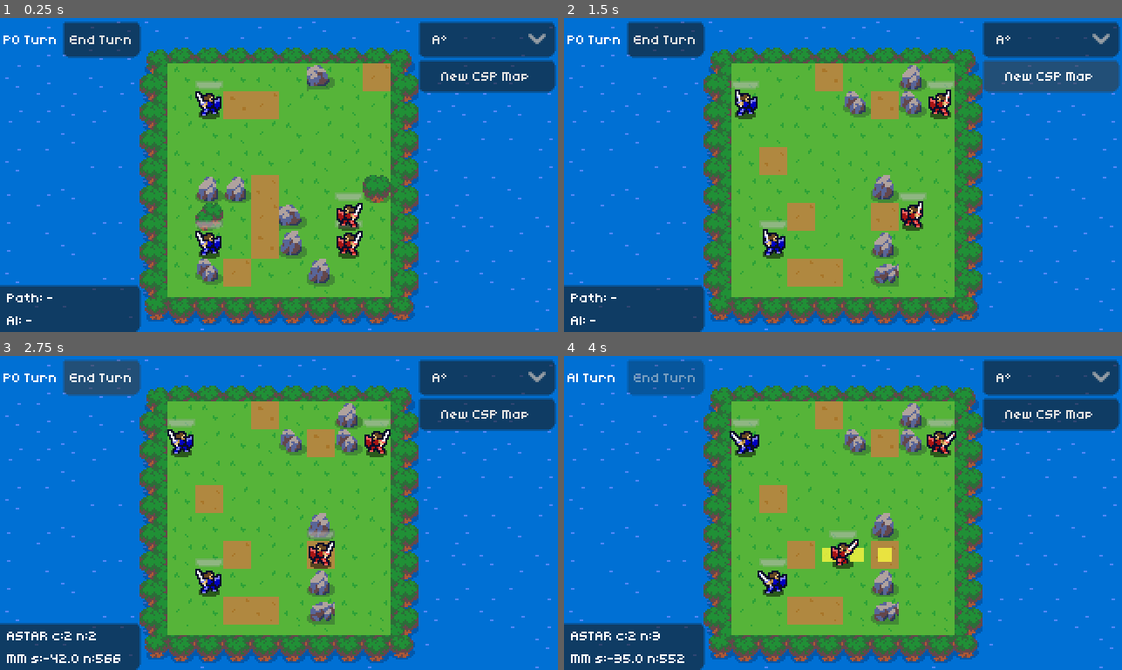
Above: before the commit, frames 1-4 (two rows, left to right).
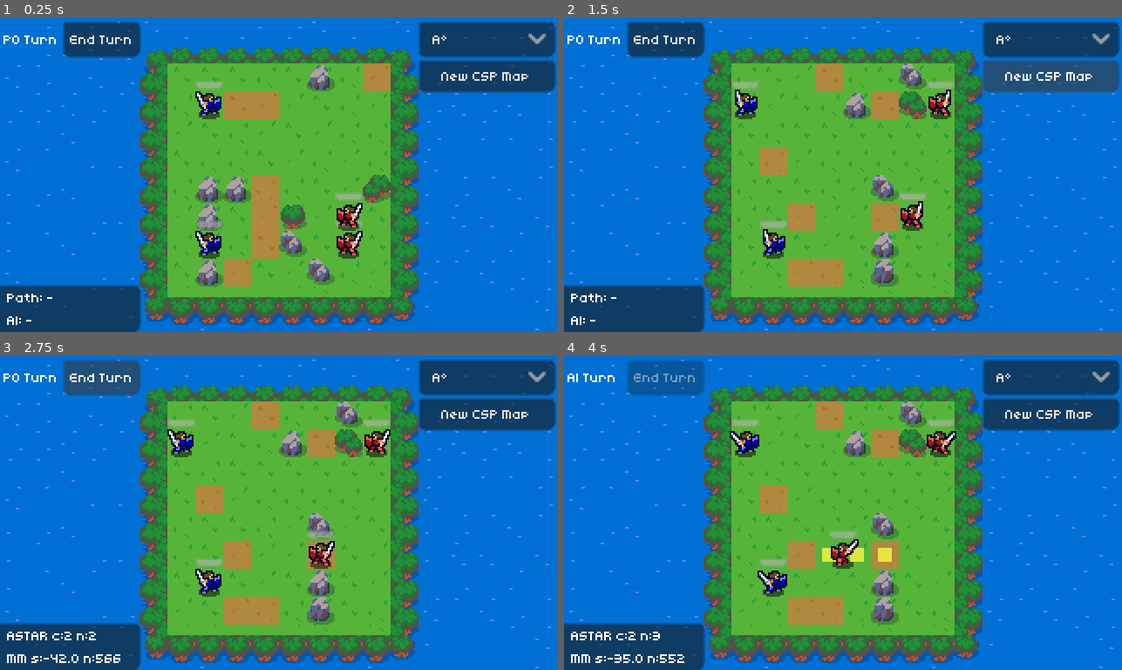
Above: after the commit, the same moments.

Repository: noor-shalaby/algo-knights
Game: Godot game, scene res://scenes/main.tscn
Two runs of this game, one before a commit and one after it. Both use one fixed random seed, a clock stepped at 60 frames per second and the inputs below.
Inputs:
- Up to frame 1 (0.25 s): no input
- Up to frame 2 (1.5 s): click "New CSP Map" at 0.5 s; click "New CSP Map" at 1.25 s
- Up to frame 3 (2.75 s): click "End Turn" at 2 s
- Up to frame 4 (4 s): click "A*" at 2.75 s; click "End Turn" at 3.5 s

The runs differ from the first frame. In frame 1, 1.8% of the frame differs, in the area x 35-70%, y 15-86%; in frame 2, 1.3%; in frame 3, 1.3%; in frame 4, 1.3%.

Commit message:
fix(view): remove clipped tree tiles from wall variants

Diff:
--- a/scripts/view/board_view.gd
+++ b/scripts/view/board_view.gd
@@ -19,8 +19,6 @@
 	Vector2i(10, 6),
 	Vector2i(11, 6),
 	Vector2i(12, 6),
-	Vector2i(13, 6),
-	Vector2i(14, 6),
 	Vector2i(10, 7),
 	Vector2i(11, 7),
 	Vector2i(10, 8),
